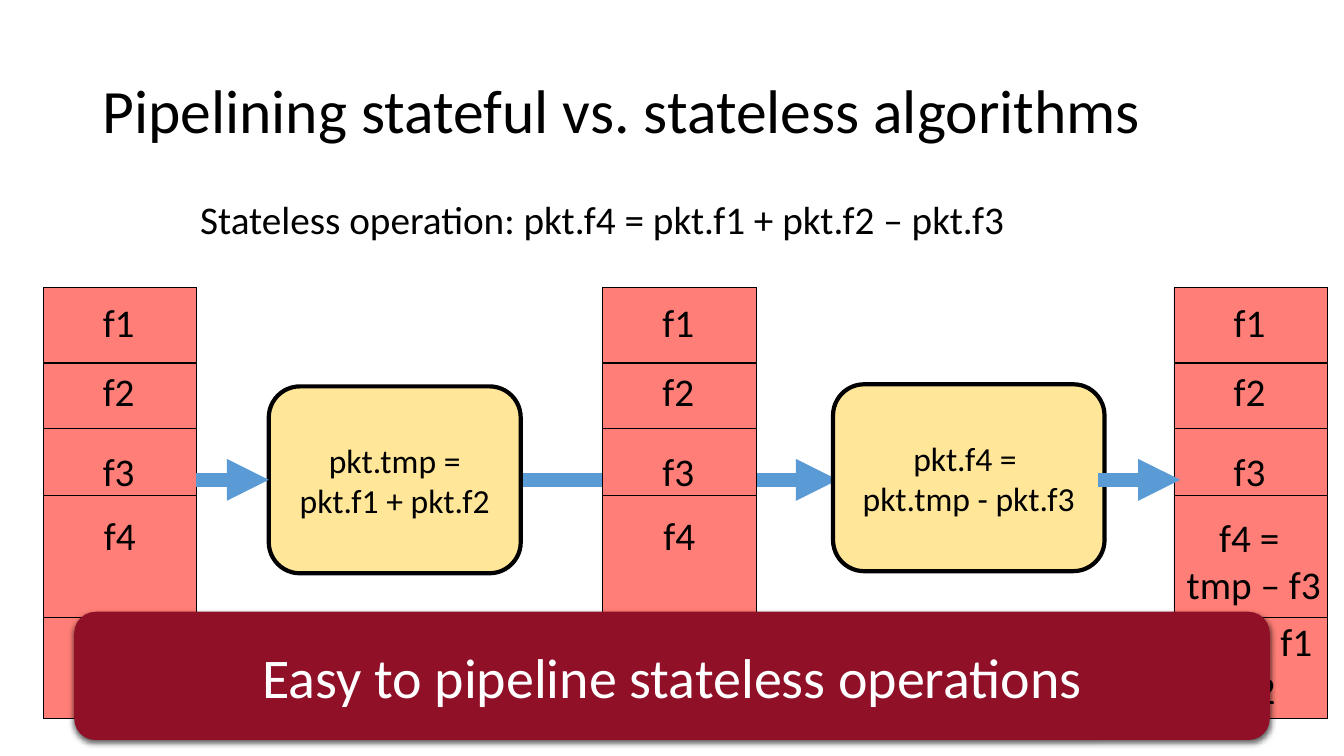
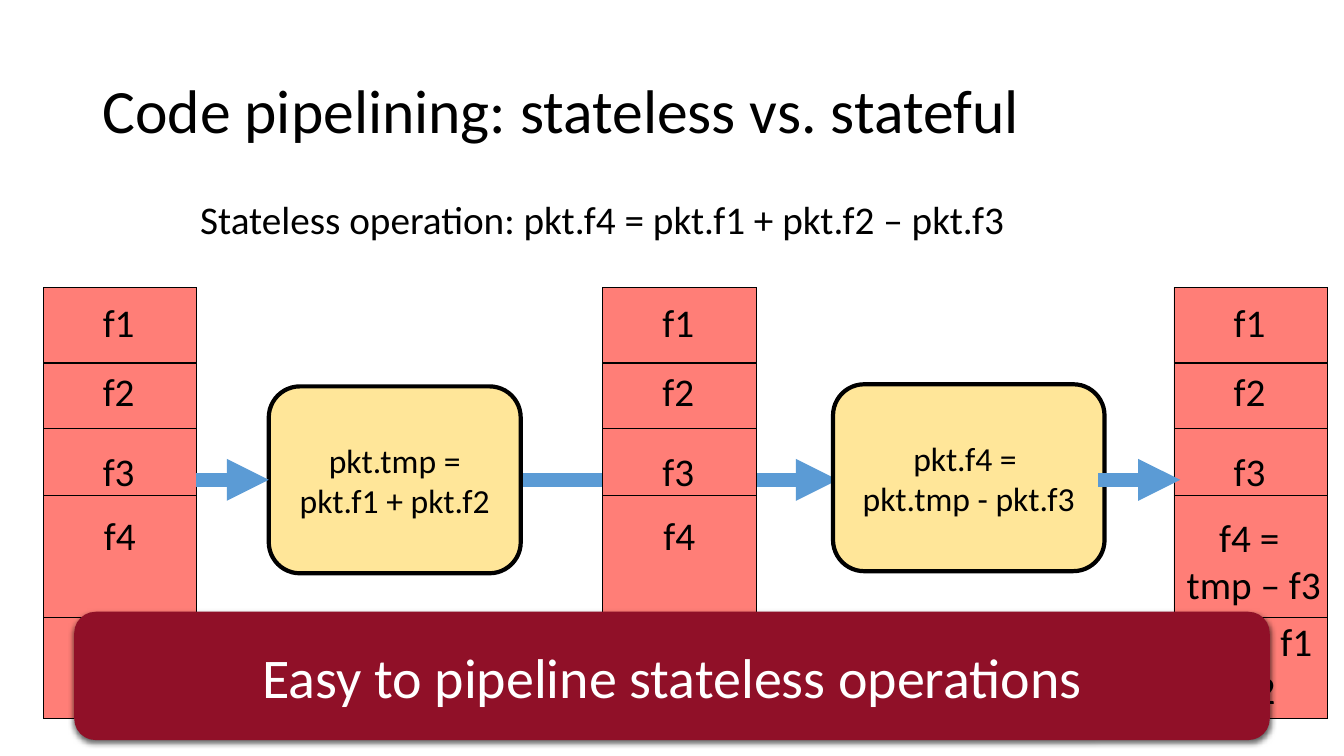
Before and after one commit to anirudhSK/pifo-domino-marple-ppts, a slide deck: slide 34 of combined_domino_pifo.pptx (slide 33 before the commit). Drawn at 1344x756 pixels with LibreOffice and Linux fonts; fonts in the diff are those of the drawing. Boxes give left, top, right and bottom in pixels: in the first picture for what was removed or moved away, otherwise in the second. Text is boxed around its words. In the diff, an @@ line names an element or a change of style, - is before the commit and + after.

```diff
--- a/combined_domino_pifo.pptx
+++ b/combined_domino_pifo.pptx
@@ title at (102, 90, 1019, 144): text changed @@
-Pipelining stateful vs. stateless algorithms
+Code pipelining: stateless vs. stateful
```
Also in this commit, not shown: 11 other slides changed, 1 slide added.
